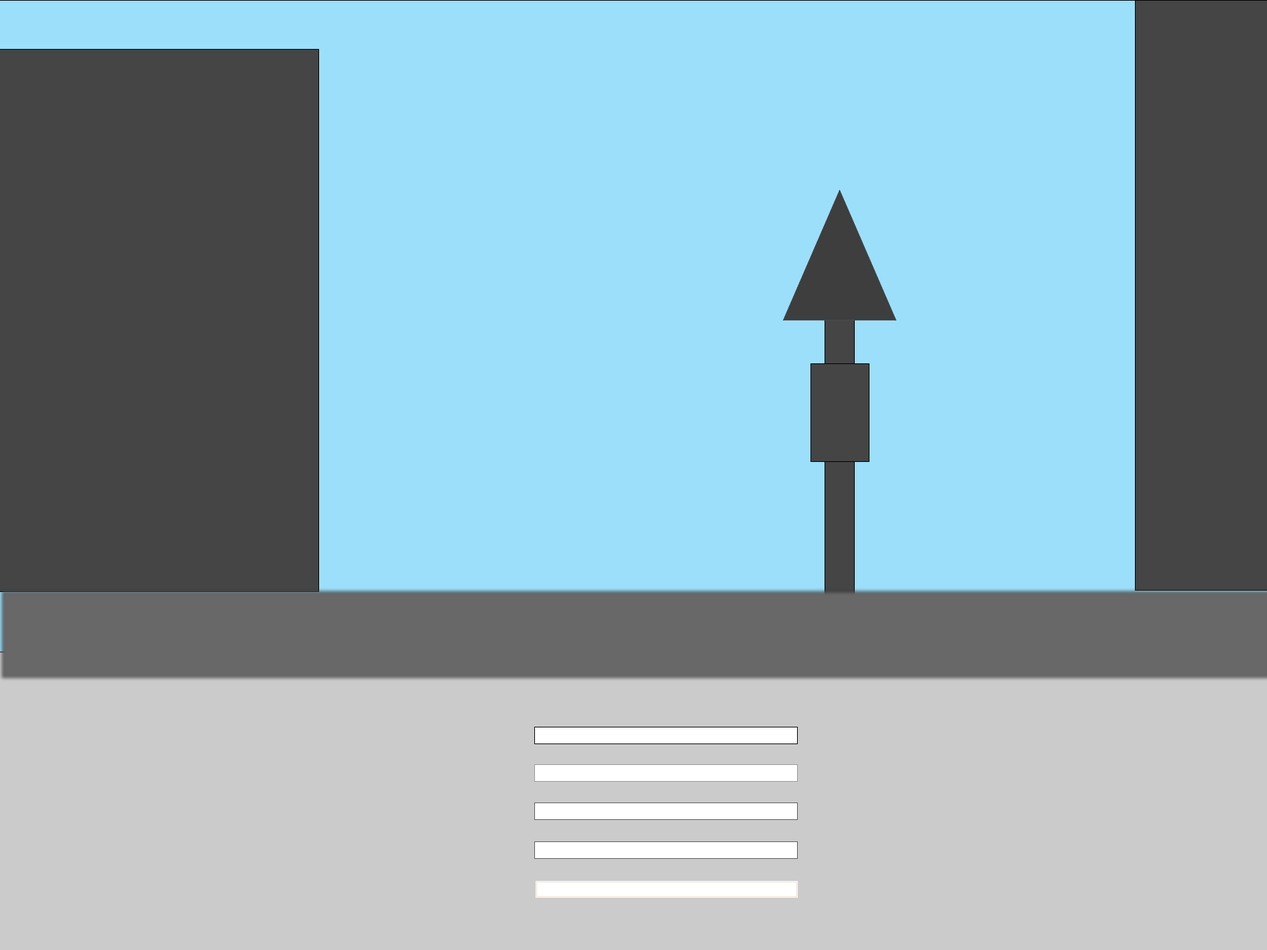
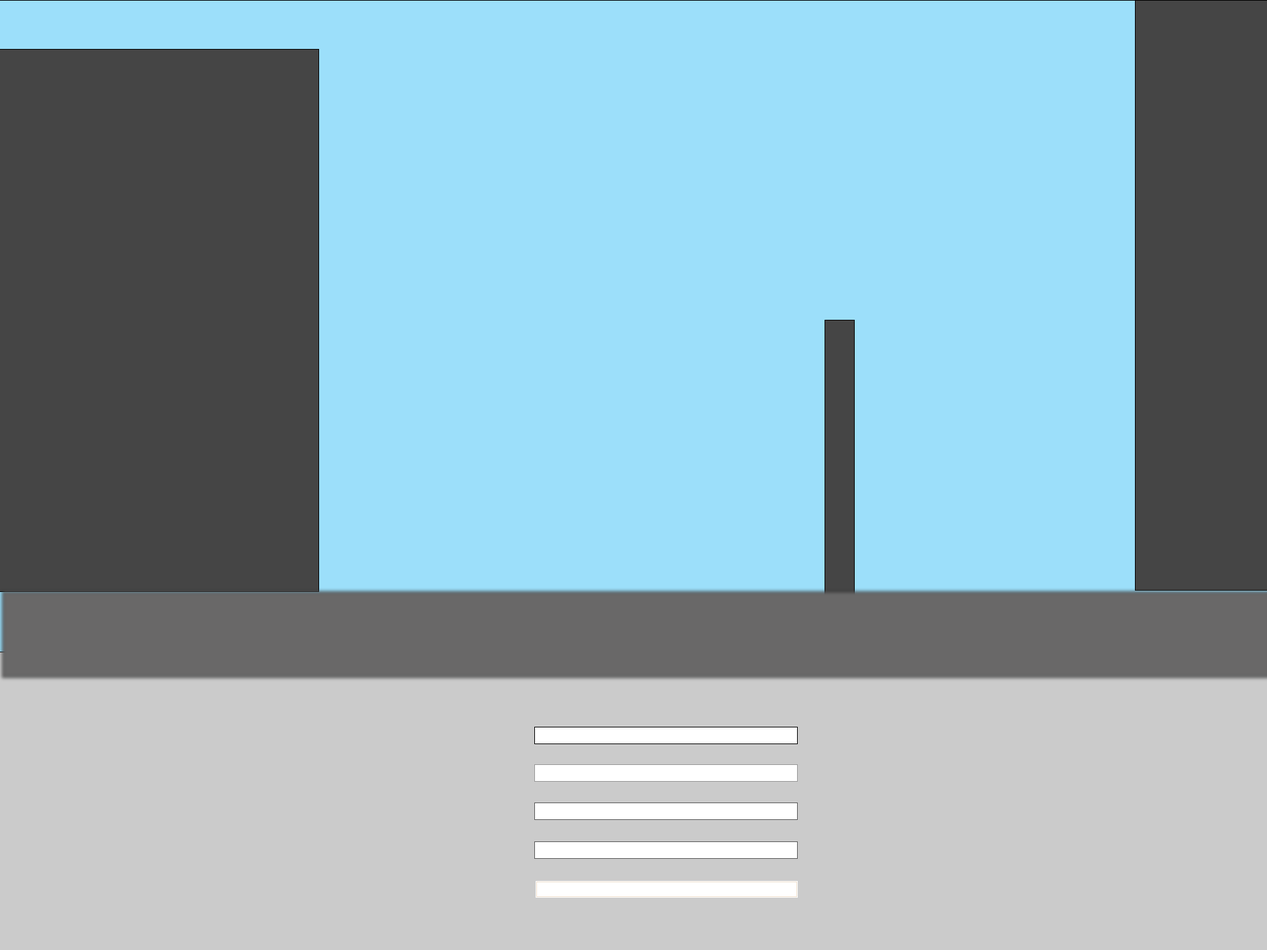
Layer changes from the first w=1267, h=950 image to the second:
removed layer "Triangle 1" over bbox(782, 189, 897, 321)
removed layer "Rectangle 1" over bbox(810, 363, 870, 462)
